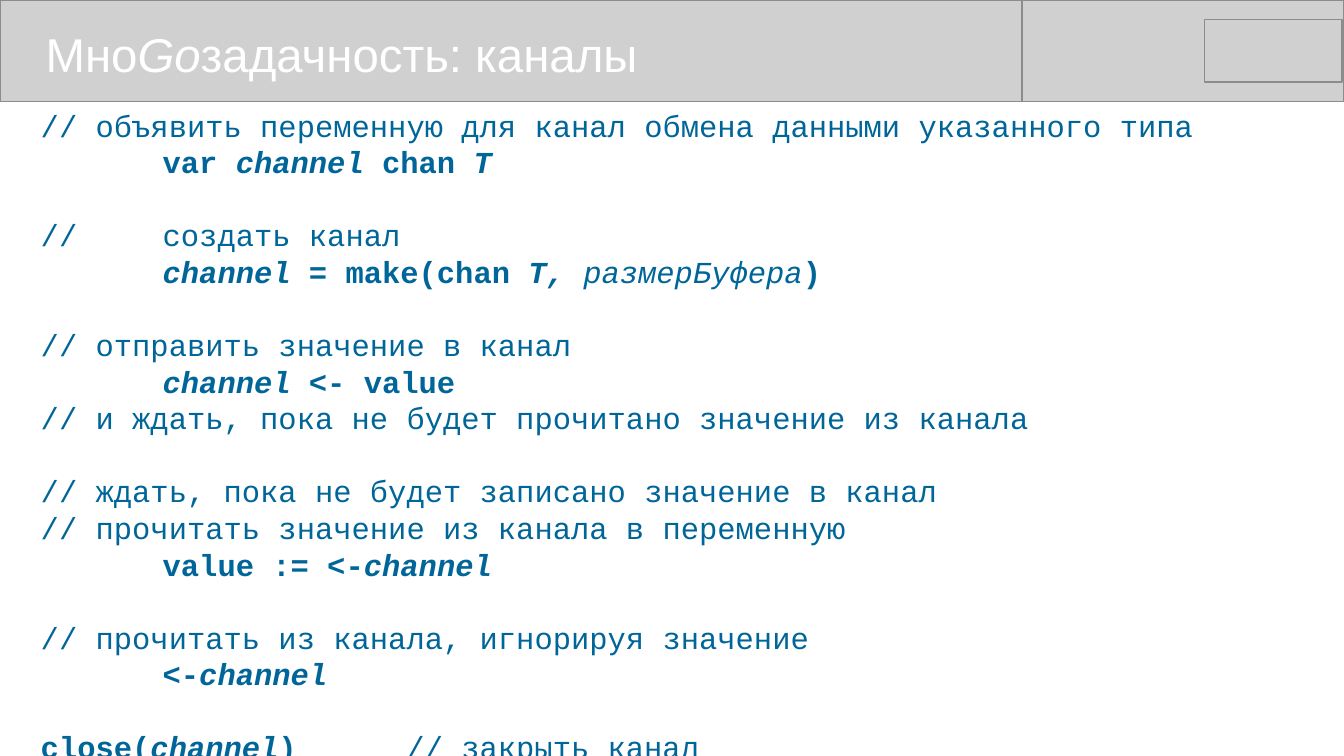
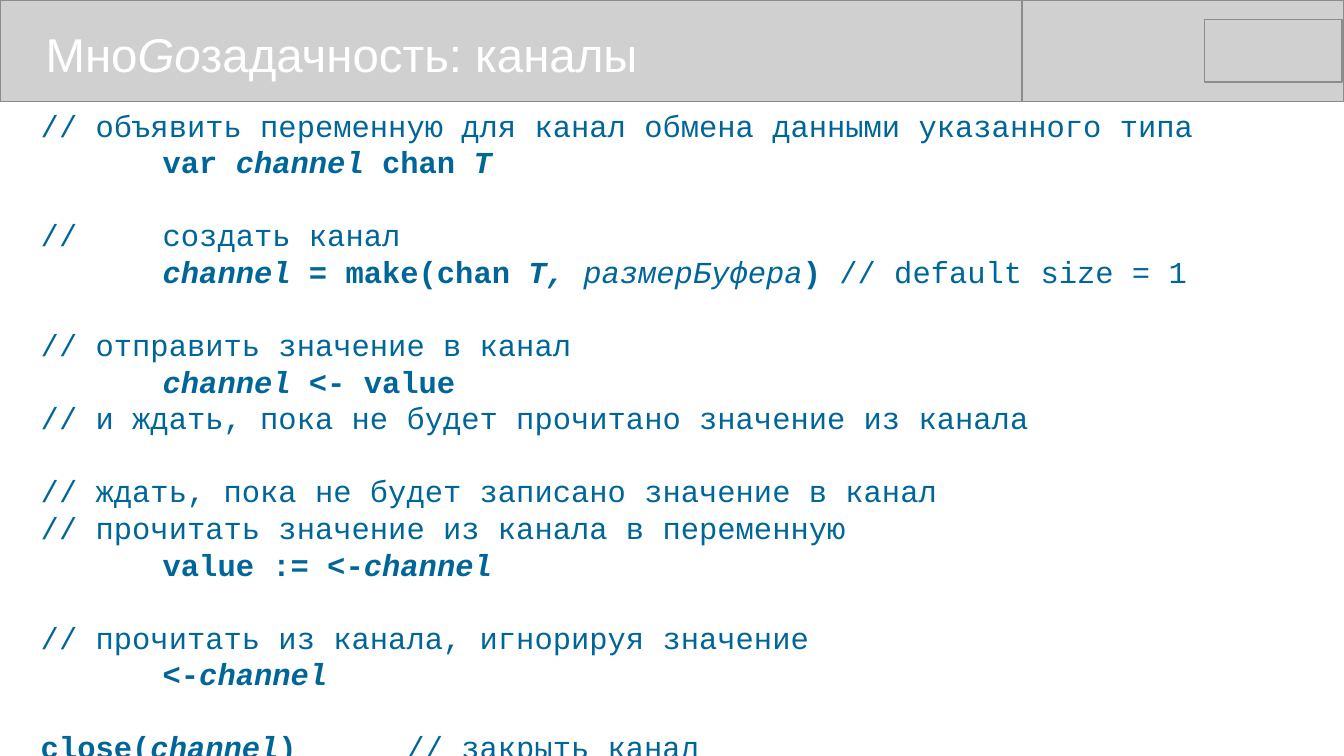
Before and after one commit to mike-shock/Go_language, a slide deck: slide 41 of Go_Preview.odp. Drawn at 1344x756 pixels with LibreOffice and Linux fonts; fonts in the diff are those of the drawing; grey boxes stand for pictures. Boxes give left, top, right and bottom in pixels: in the first picture for what was removed or moved away, otherwise in the second. Text is boxed around its words. In the diff, an @@ line names an element or a change of style, - is before the commit and + after.

```diff
--- a/Go_Preview.odp
+++ b/Go_Preview.odp
@@ text at <box>163,261,1187,290</box>: text changed; bold off; italic off @@
-channel = make(chan T, размерБуфера)
+channel = make(chan T, размерБуфера) // default size = 1
```
Also in this commit, not shown: 10 other slides changed, 1 other file.
